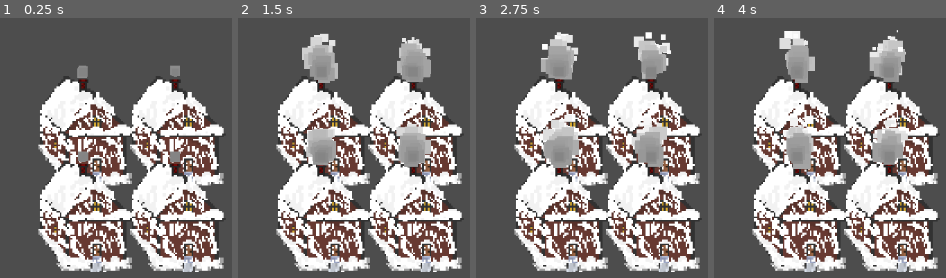
Above: before the commit, frames 1-4 (left to right).
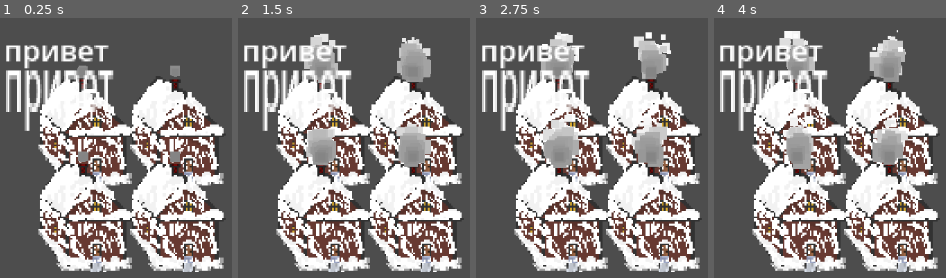
Above: after the commit, the same moments.

Repository: b13d/Jame-Gam-Christmas-Edition
Game: Godot game, scene res://Scenes/main.tscn
Two runs of this game, one before a commit and one after it. Both use one fixed random seed, a clock stepped at 60 frames per second and the inputs below.
Inputs:
- Up to frame 1 (0.25 s): no input
- Up to frame 2 (1.5 s): no input
- Up to frame 3 (2.75 s): no input
- Up to frame 4 (4 s): no input

The runs differ from the first frame. In frame 1, 5.7% of the frame differs, in the area x 2-50%, y 10-44%; in frame 2, 5.5%; in frame 3, 5.5%; in frame 4, 5.6%.

Commit message:
коммит
123

Diff:
--- a/Scenes/main.tscn
+++ b/Scenes/main.tscn
@@ -19,3 +19,16 @@
 [node name="Camera" type="Camera2D" parent="."]
 position = Vector2(63, 53)
 zoom = Vector2(2.6, 2.6)
+
+[node name="Label" type="Label" parent="."]
+offset_right = 40.0
+offset_bottom = 23.0
+text = "привет
+"
+
+[node name="Label2" type="Label" parent="."]
+offset_right = 40.0
+offset_bottom = 23.0
+scale = Vector2(1.04762, 2.55814)
+text = "привет
+"
